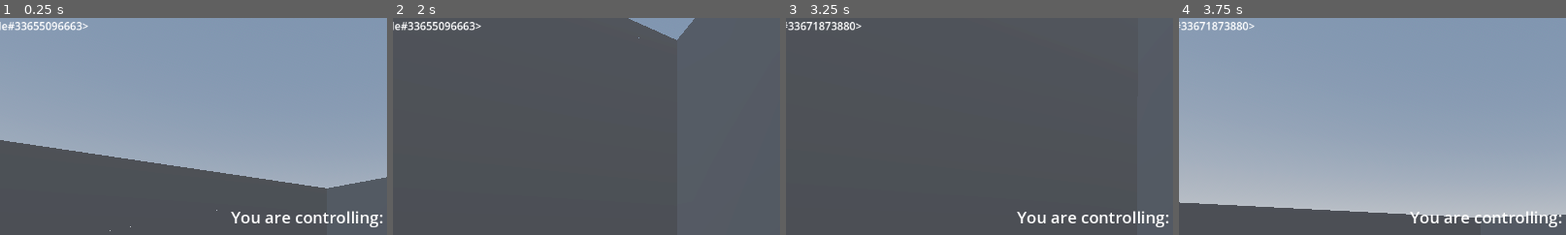
Above: before the commit, frames 1-4 (left to right).
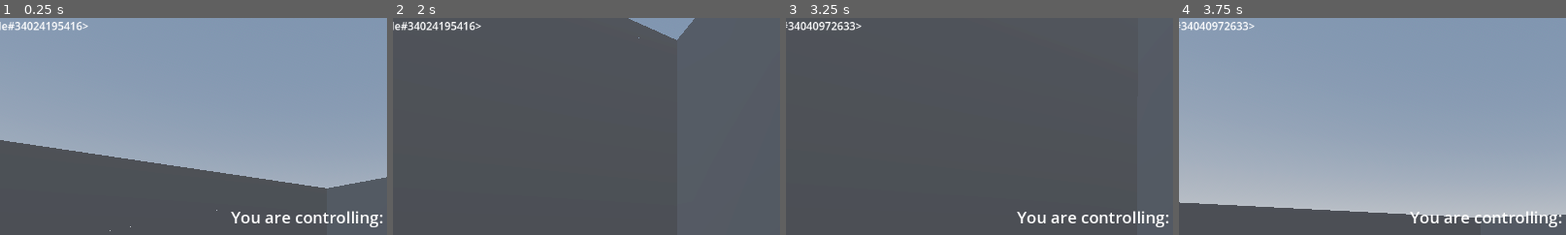
Above: after the commit, the same moments.

Repository: city-high-rider/soulswap
Game: Godot game, scene res://test_level.tscn
Same seed, same stepped clock (60 frames per second), same inputs: the game is played once before the commit and once after it.
Inputs (mouse positions are % of the whole screen's width and height, from its top left):
- Up to frame 1 (0.25 s): no input
- Up to frame 2 (2 s): move the mouse to (55, 50) at 0.52 s; hold W (forward) from 0.53 s (still down); tap F (possess) at 0.6 s; tap Space (jump) at 0.77, 1.52 s; move the mouse to (45, 50) at 1.27 s; tap Tab (toggle_info) at 1.35 s
- Up to frame 3 (3.25 s): keep holding W (forward); move the mouse to (52, 48) at 2.02 s; tap F (possess) at 2.1 s; tap Enter at 2.75 s; move the mouse to (49, 52) at 2.77 s; tap Tab (toggle_info) at 2.85 s; tap Space (jump) at 3.02 s
- Up to frame 4 (3.75 s): keep holding W (forward); move the mouse to (57, 51) at 3.52 s; tap F (possess) at 3.6 s
The pictures show only the part of the screen within x 8-57%, y 0-50%; the shares and areas given below are measured in that part.

The runs differ from the first frame. In frame 1, 0.3% of the frame differs, in the area x 5-22%, y 1-6%; in frame 2, 0.3%; in frame 3, 0.3%; in frame 4, 0.2%.

Commit message:
create more general ai state class

Diff:
--- a/components/states/ai_states/Pursue.gd
+++ b/components/states/ai_states/Pursue.gd
@@ -1,4 +1,4 @@
-extends State
+extends AiState
 # This is a state that just makes the enemy beeline towards the player.
 
 # Link to the navigation agent that we are using.
@@ -22,19 +22,8 @@
 		var next_location : Vector3 = nav_agent.get_next_path_position()
 		user.input_direction = input_move_towards(next_location)
 		# Let's look at the player while we're at it.
-		look_towards(target.global_transform.origin, delta)
+		user.mouse_direction = look_towards_y(target.global_transform.origin, rad_to_deg(TAU), delta)
 	else:
 		user.input_direction = Vector2.ZERO
 		user.mouse_direction = Vector2.ZERO
 		target = PlayerInfo.current_player_shell
-
-
-func look_towards(pos: Vector3, delta: float) -> void:
-	var local_pos : Vector3 = user.to_local(pos)
-	var y_angle : float = Vector3.FORWARD.angle_to(local_pos * Vector3(1, 0, 1)) * sign(local_pos.x)
-	user.mouse_direction = Vector2(sign(y_angle) * min(delta * rad_to_deg(TAU), abs(rad_to_deg(y_angle))),0)
-
-func input_move_towards(destination: Vector3) -> Vector2:
-	# that function gives us a path position in global space, but we need it in local space.
-	var next_velocity : Vector3 = user.to_local(destination)
-	return Vector2(next_velocity.x, -next_velocity.z).normalized()
--- /dev/null
+++ b/components/states/ai_states/ai_state.gd
@@ -0,0 +1,21 @@
+extends State
+class_name AiState
+
+# This class is for states that are specifically used as AI logic. It contains
+# some helper functions, like converting a global position into inputs
+# to get there, as well as facing towards something, etc.
+
+# This function takes a vector3 in global space amd returns mouse inputs that will move the
+# body towards facing this point on the y-axis by some speed.
+func look_towards_y(pos: Vector3, rotation_speed: float, delta: float) -> Vector2:
+	var local_pos : Vector3 = user.to_local(pos)
+	var y_angle : float = Vector3.FORWARD.angle_to(local_pos * Vector3(1, 0, 1)) * sign(local_pos.x)
+	return Vector2(sign(y_angle) * min(delta * rotation_speed, abs(rad_to_deg(y_angle))),0)
+
+
+# This function takes a position in global space, and tells us which directional inputs will move
+# us in that direction, factoring in where we are looking.
+func input_move_towards(destination: Vector3) -> Vector2:
+	# that function gives us a path position in global space, but we need it in local space.
+	var next_velocity : Vector3 = user.to_local(destination)
+	return Vector2(next_velocity.x, -next_velocity.z).normalized()
--- /dev/null
+++ b/interactive/combat_encounter.tscn
@@ -0,0 +1,17 @@
+[gd_scene load_steps=2 format=3 uid="uid://dj0q80a3l2fjp"]
+
+[sub_resource type="GDScript" id="GDScript_2jgn6"]
+script/source = "extends Node3D
+class_name CombatEncounter
+
+# This class is for a wave-based combat encounter.
+
+# Which area triggers the start of this encounter?
+@export var start_trigger : Area3D
+
+# Which waves does this combat encounter have? they will be spawned top-down.
+var waves : Array[CombatWave] = get_children().filter(func(child): true if child is CombatWave else false)
+"
+
+[node name="CombatEncounter" type="Node3D"]
+script = SubResource("GDScript_2jgn6")
--- /dev/null
+++ b/interactive/combat_wave.tscn
@@ -0,0 +1,11 @@
+[gd_scene load_steps=2 format=3 uid="uid://rohxivho2p2h"]
+
+[sub_resource type="GDScript" id="GDScript_bvo55"]
+script/source = "extends Node3D
+class_name CombatWave
+
+# This is a node that has enemies as children. When it is triggered, it will spawn the enemies
+"
+
+[node name="CombatWave" type="Node3D"]
+script = SubResource("GDScript_bvo55")
